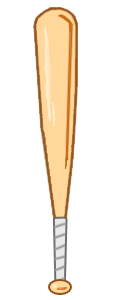
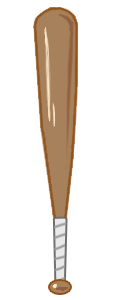
Two versions of the same layered image (122x300). Layer-by-layer changes:
painted on "Capa 6" over [56, 287, 68, 291]
painted on "Capa 5" over [44, 27, 55, 127]
painted on "Capa 2" over [57, 13, 74, 169]
painted on "Relleno de color 1" over [50, 281, 70, 293]
painted on "Relleno de color 2" over [35, 9, 78, 217]
